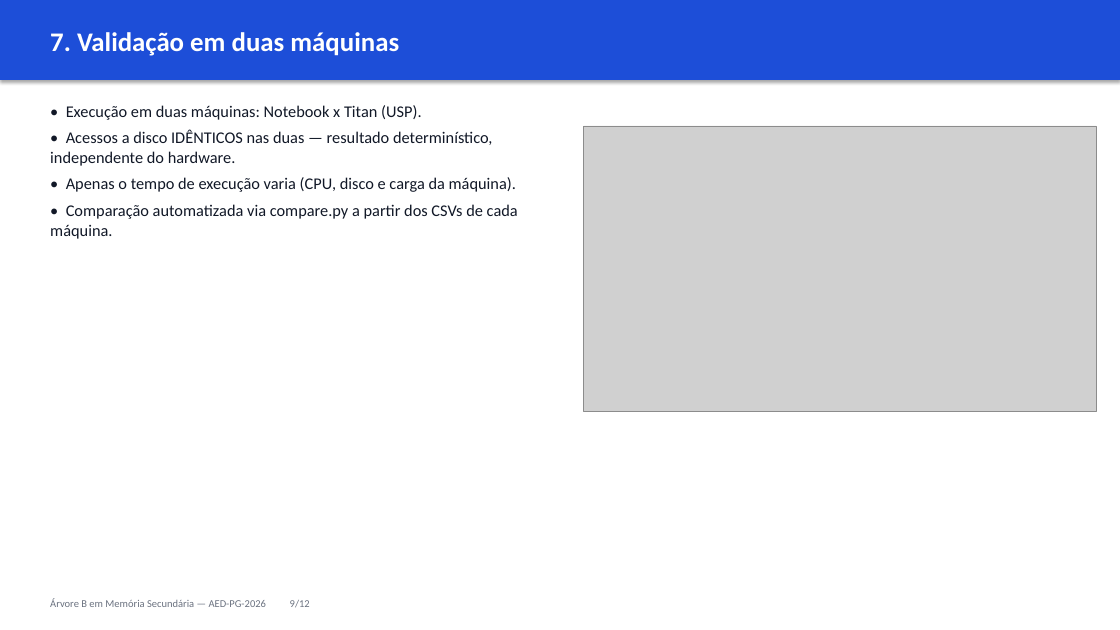
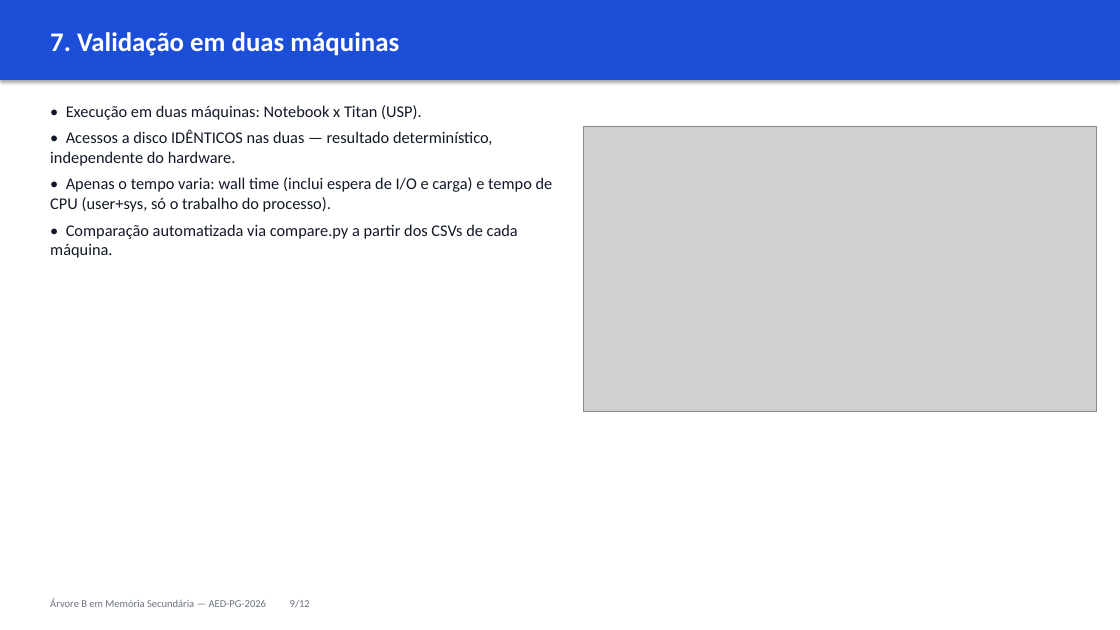
Before and after one commit to cassiotakarada/btree, a slide deck: slide 9 of apresentacao/APRESENTACAO.pptx. Drawn at 1120x630 pixels with LibreOffice and Linux fonts; fonts in the diff are those of the drawing; grey boxes stand for pictures. Boxes give left, top, right and bottom in pixels: in the first picture for what was removed or moved away, otherwise in the second. Text is boxed around its words. In the diff, an @@ line names an element or a change of style, - is before the commit and + after.

Commit message:
feat: gráfico de máquinas com wall time e tempo de CPU lado a lado

```diff
--- a/apresentacao/APRESENTACAO.pptx
+++ b/apresentacao/APRESENTACAO.pptx
@@ text at box(50, 177, 553, 212): text changed @@
-• Apenas o tempo de execução varia (CPU, disco e carga da máquina).
+• Apenas o tempo varia: wall time (inclui espera de I/O e carga) e tempo de CPU (user+sys, só o trabalho do processo).
```
Also in this commit, not shown: 3 other files.
